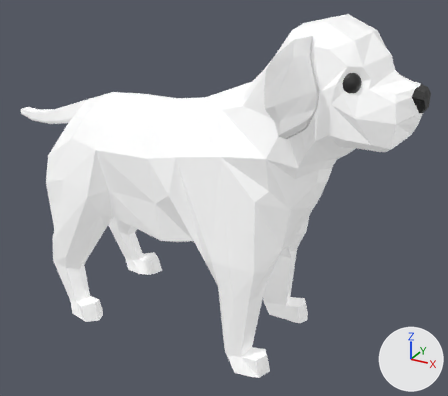
The Blender file Content/Assets/Umbrella/dog_10.blend as it was, and as the next commit left it.
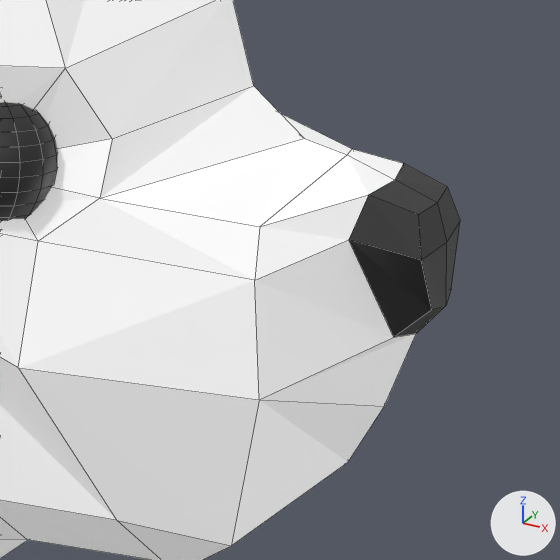
There are two pictures of each version: one whole from a 50 mm lens placed at (2.25, -3.54, 2.84), pointed at (0.27, 0.06, 1.04), one close up on the part from 78% to 100% of the width and 14% to 38% of the height. Arrows for +X, +Y and +Z are at lower right; the lights stay in place. The close-ups show mesh edges as thin lines.
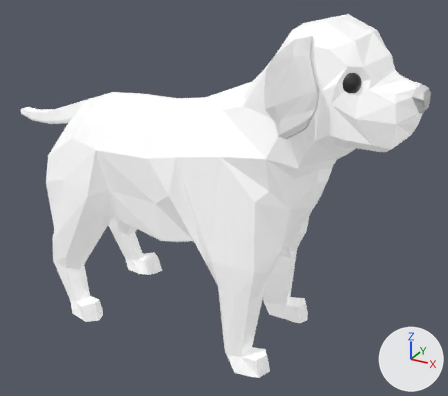
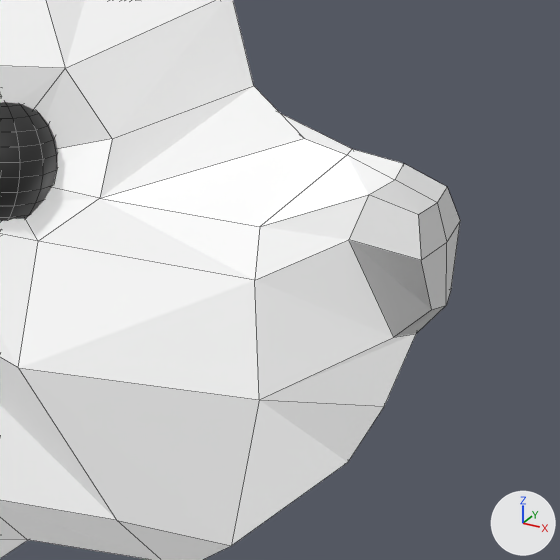
Edits to the bpy script that builds the scene:
```text
Add mat_nose:
    mat_nose = principled_material('nose')
    mat_nose.base_color = (0.8, 0.8, 0.8)  # white #e7e7e7
Change me_cube_002:
    where me_cube_002.from_pydata(...)  # 921 vertices, 942 faces; spans x -8.91..1.46, y -1.66..1.66, z -6.59..1.1
    used by ob_cube; location = (1.173, 0.0, 2.025); scale = (0.306, 0.306, 0.306)
    me_cube_002 part 1: all 12 faces centred in x 1.3..1.44, y -0.27..0.27, z -0.44..-0.05 switch from mat_material_002 (black #2e2e2e) to mat_nose (white #e7e7e7)
```

Where the change shows, as pixel boxes (x1, y1, x2, y2) in the close-ups (560 x 560 px):
part 1 of me_cube_002, recoloured (black to white)
    both: (349, 163, 460, 337)
